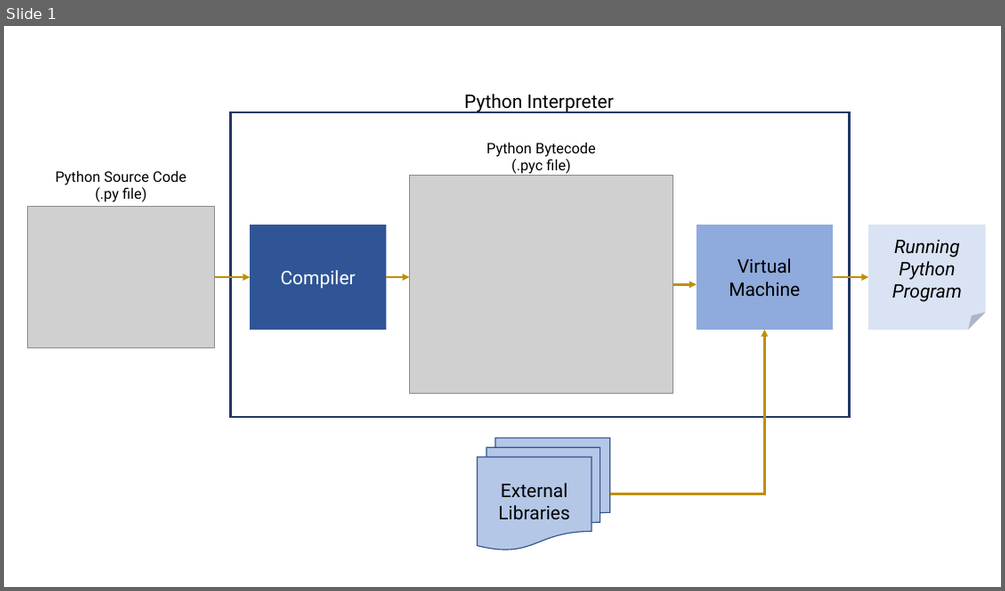
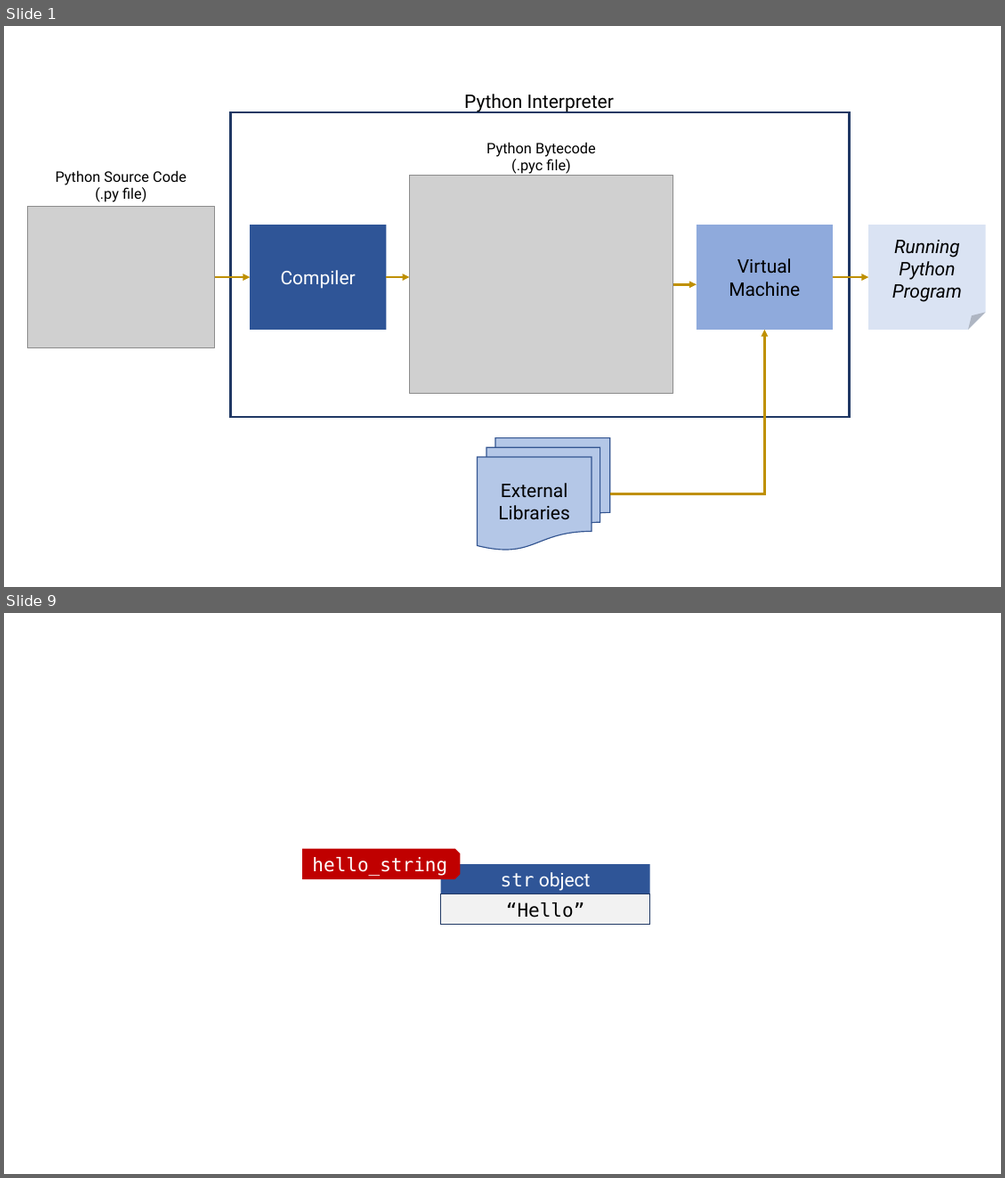
Before and after one commit to smevirtual/python_fundamentals_workshop, a slide deck: day1/Images for Jupyter Notebook - Day 1.pptx. Shown one above the other, each under a label of ours: slide 1 before the commit, slides 1 and 9 after it; the slides between them are not shown. The pictures are 1005x591 and 1005x1178 pixels, drawn with LibreOffice and Linux fonts; fonts in the diff are those of the drawing; grey boxes stand for pictures. Boxes give left, top, right and bottom in pixels: in the first picture for what was removed or moved away, otherwise in the second. Text is boxed around its words. In the diff, an @@ line names an element or a change of style, - is before the commit and + after.

```diff
--- a/day1/Images for Jupyter Notebook - Day 1.pptx
+++ b/day1/Images for Jupyter Notebook - Day 1.pptx
@@ slide 9 added at (x1=4, y1=613, x2=1001, y2=1174), background #FFFFFF @@
@@ snip same rect added at (x1=302, y1=849, x2=461, y2=879), fill #C00000, 18 pt, text #FFFFFF @@
+hello_string
@@ rectangle added at (x1=441, y1=864, x2=650, y2=894), fill #2F5597, 18 pt, text #FFFFFF @@
+str object
@@ rectangle added at (x1=441, y1=894, x2=650, y2=925), fill #F2F2F2, outline #203864 0.75 pt, 18 pt, text #000000 @@
+“Hello”
```
Also in this commit, not shown: 14 other slides added, 29 other files.
